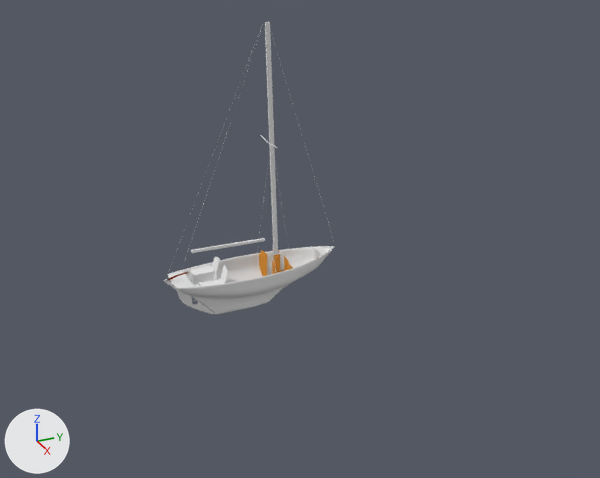
Before and after pictures for a commit that changed the Blender file GD28.blend.
Camera for both pictures: a camera (50 mm lens) standing at (33.5, -12.5, 18.5) and looking at (1.8, 1.7, 2.7). Every picture has the same lights, and +X, +Y and +Z are marked at lower left.

Names of what the first picture shows: 'Cockpit floor rough', 'Hull.3d', 'Mast'.
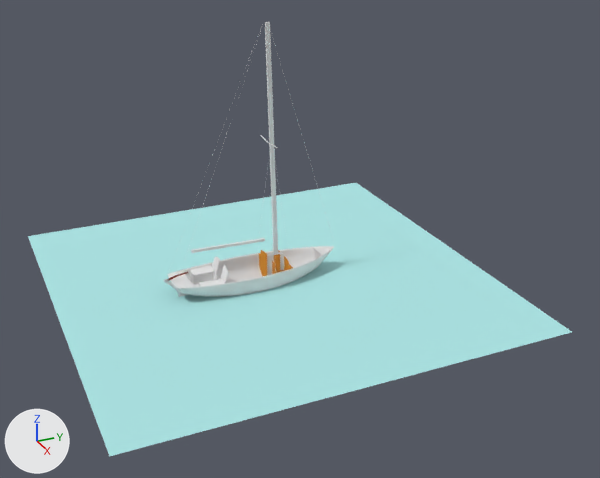
Boxes [x1, y1, x2, y2] around the edits, measured in the pictures (600 x 478 px):
'Plane', shown (cyan): after [28, 183, 572, 456]

What the commit changed:
Object 'Plane' (ob_plane) is now shown.
